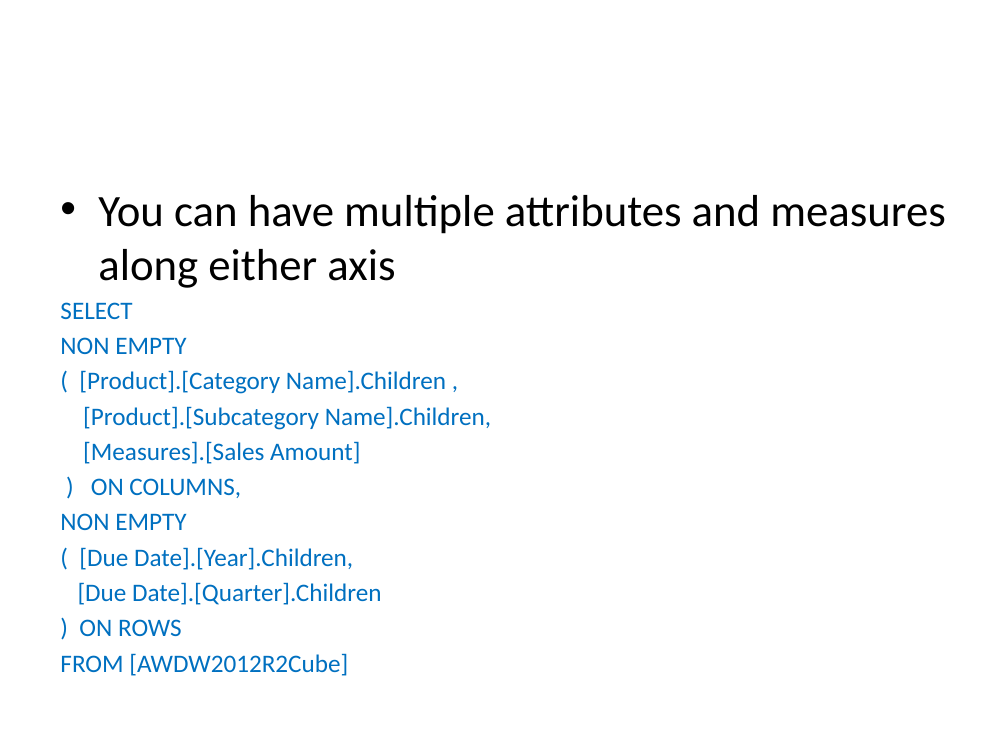
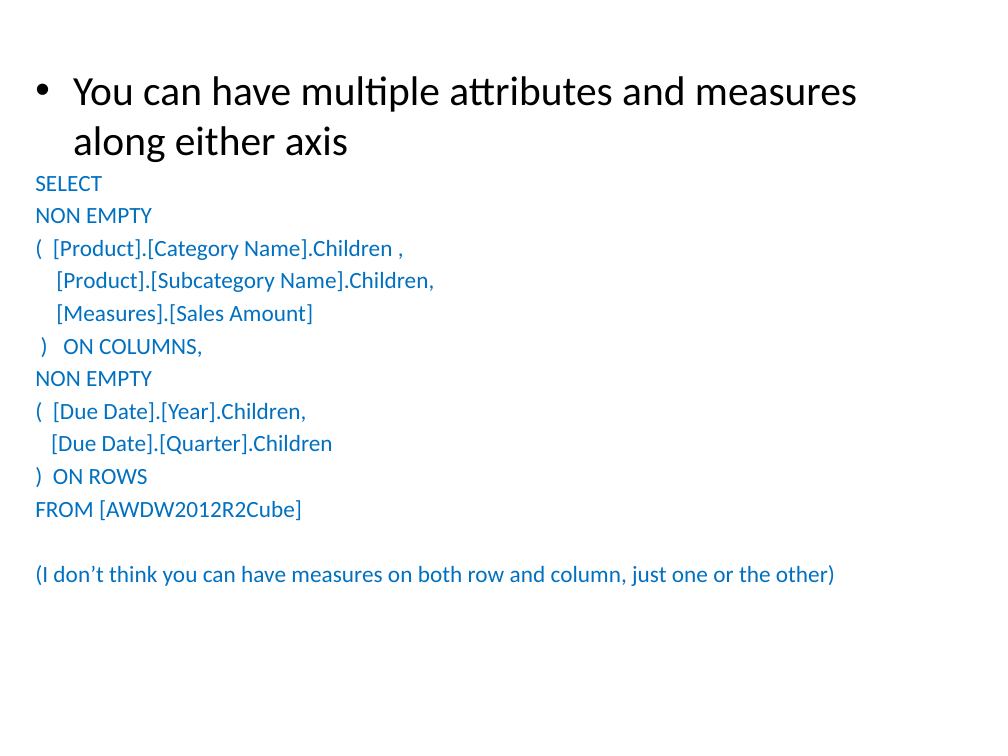
Before and after one commit to seanbr01/420-Advanced-Data-Access-Techniques, a slide deck: slide 19 of 006- BI/2- MDX/MDX.pptx (slide 18 before the commit). Drawn at 1008x756 pixels with LibreOffice and Linux fonts; fonts in the diff are those of the drawing. Boxes give left, top, right and bottom in pixels: in the first picture for what was removed or moved away, otherwise in the second. Text is boxed around its words. In the diff, an @@ line names an element or a change of style, - is before the commit and + after.

```diff
--- a/006- BI/2- MDX/MDX.pptx
+++ b/006- BI/2- MDX/MDX.pptx
@@ text "You can have multiple attributes ...": place and size @@
-text "You can have multiple attributes ..." at box(60, 195, 945, 676)
+text "You can have multiple attributes ..." at box(35, 76, 857, 586)
@@ text at box(35, 76, 857, 521): size 32 to 29.6 pt in "You can have multiple attributes and measures ..."; size 18 to 16.6 pt in "SELECT", "NON EMPTY", "( [Product].[Category Name].Children ,", "[Product].[Subcategory Name].Children," and 7 more places @@
@@ text at box(35, 565, 835, 586): paragraph added @@
+(I don’t think you can have measures on both row and column, just one or the other)
```
Also in this commit, not shown: 2 other slides changed, 1 slide added.
